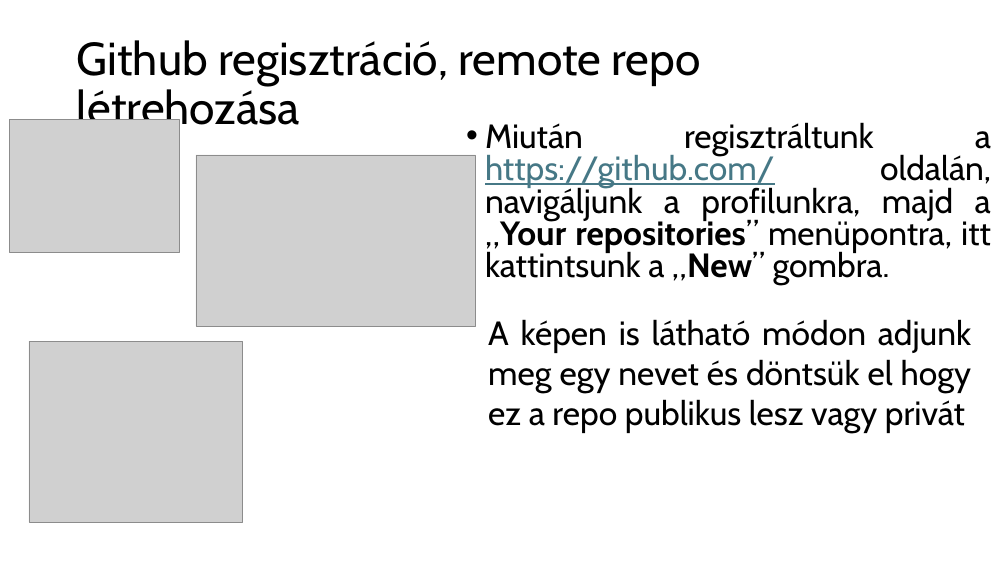
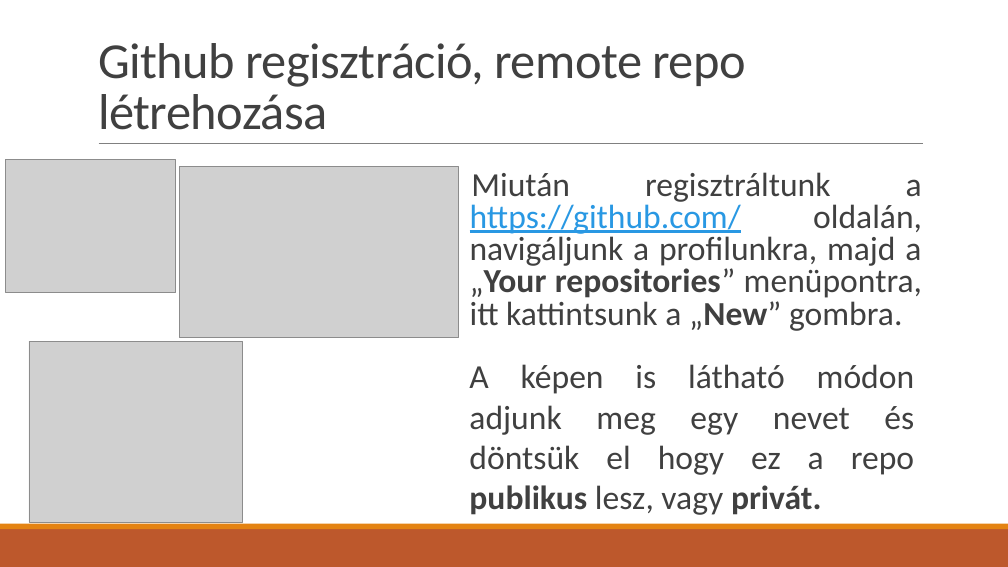
Before and after one commit to BognarBalint/Ikt_Projektmunka_2024-2025_Bogn-r_Roli_Kimi, a slide deck: slide 2 of Git_használat.pptx. Drawn at 1008x567 pixels with LibreOffice and Linux fonts; fonts in the diff are those of the drawing; grey boxes stand for pictures. Boxes give left, top, right and bottom in pixels: in the first picture for what was removed or moved away, otherwise in the second. Text is boxed around its words. In the diff, an @@ line names an element or a change of style, - is before the commit and + after.

```diff
--- a/Git_használat.pptx
+++ b/Git_használat.pptx
@@ title "Github regisztráció, remote repo létrehozása": place and size @@
-title "Github regisztráció, remote repo létrehozása" at (77,40,701,135)
+title "Github regisztráció, remote repo létrehozása" at (98,43,745,130)
@@ title "Github regisztráció, remote repo létrehozása" at (98,43,745,130): size 44 to 48 pt, font Cabin to Calibri, text colour #000000 to #404040, letter spacing 0 to -0.5 pt; line spacing 0.9 to 0.85; vertical alignment middle to bottom @@
@@ line added from (99, 144) to (923, 144), #808080 0.5 pt @@
@@ picture: place and size @@
-picture at (9,119,179,253)
+picture at (5,160,175,293)
@@ picture: place and size @@
-picture at (196,155,476,327)
+picture at (179,166,459,338)
@@ text "Miután regisztráltunk a https://github.com/ oldalán, ...": place and size @@
-text "Miután regisztráltunk a https://github.com/ oldalán, ..." at (485,122,991,285)
+text "Miután regisztráltunk a https://github.com/ oldalán, ..." at (470,172,922,331)
@@ text "Miután regisztráltunk a https://github.com/ oldalán, ..." at (470,172,922,331): font Cabin to Calibri; text colour #000000 to #404040 in "Miután regisztráltunk a oldalán, navigáljunk a profilunkra, ..."; text colour #467886 to #2998E3 in "https://github.com/"; bullet • to  ; more space between paragraphs @@
@@ text at (469,364,915,515): text changed; font Cabin to Calibri; text colour #000000 to #404040 @@
-A képen is látható módon adjunk meg egy nevet és döntsük el hogy ez a repo publikus lesz vagy privát
+A képen is látható módon adjunk meg egy nevet és döntsük el hogy ez a repo publikus lesz, vagy privát.
@@ rectangle added at (0,529,1008,567), fill #BD582C @@
@@ rectangle added at (0,524,1008,529), fill #E48312 @@
```
Also in this commit, not shown: 10 other slides changed.
